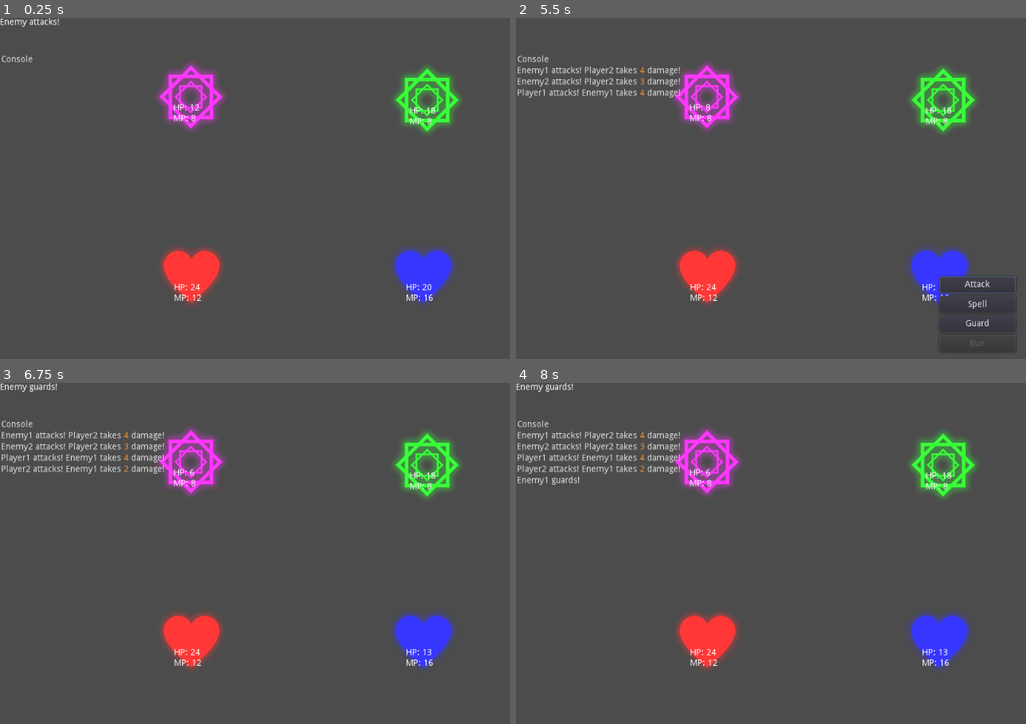
Above: before the commit, frames 1-4 (two rows, left to right).
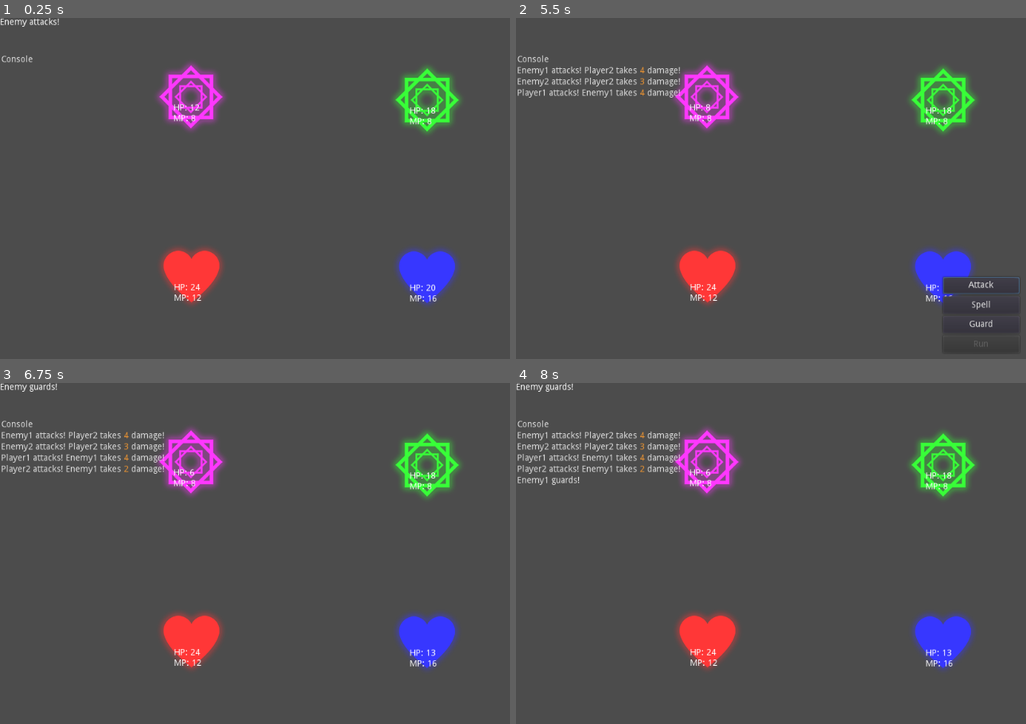
Above: after the commit, the same moments.

Repository: ExPorygon/GensoRune
Game: Godot game, scene res://Game.tscn
The game is run twice, just before and just after one commit, with the same random seed, the same clock (stepped at 60 frames per second) and the same inputs.
Inputs (mouse positions are in pixels of both pictures, inside the frame that each line leads up to):
- Up to frame 1 (0.25 s): no input
- Up to frame 2 (5.5 s): tap Enter (ui_accept) at 0.5, 0.77, 1.52, 2, 5, 5.27 s; move the mouse to (975, 185) at 0.52 s; hold Right (ui_right) 0.53-1.28 s; click (975, 185) at 0.67 s; move the mouse to (704, 222) at 1.27 s; hold Left (ui_left) 1.28-2.03 s; move the mouse to (898, 123) at 2.02 s; hold Right (ui_right) 2.03-2.75 s; click "Spell" at 2.75 s; click "Attack" at 3.5 s; click "Guard" at 4.25 s; move the mouse to (801, 280) at 5.02 s; hold Right (ui_right) from 5.03 s (still down); click (801, 280) at 5.17 s
- Up to frame 3 (6.75 s): tap Enter (ui_accept) at 5.75, 6.02, 6.5 s; move the mouse to (509, 625) at 5.77 s; release Right (ui_right) at 5.78 s; hold Left (ui_left) from 5.78 s (still down); move the mouse to (127, 512) at 6.52 s
- Up to frame 4 (8 s): keep holding Left (ui_left); tap Enter (ui_accept) at 6.77, 7.25 s; move the mouse to (867, 570) at 7.27 s; click (867, 570) at 7.42 s

The runs differ from the first frame. In frame 1, 0.6% of the frame differs, in the area x 76-90%, y 67-84%; in frame 2, 0.9%, in the area x 76-99%, y 67-97%; in frame 3, 0.6%; in frame 4, 0.6%.

Commit message:
Separate players and add separate player spells

Diff:
--- /dev/null
+++ b/Spell.gd
@@ -0,0 +1,4 @@
+extends Node
+class_name Spell
+
+export var spell: Resource
--- a/SpellAction.gd
+++ b/SpellAction.gd
@@ -1,10 +1,13 @@
 extends Node
+
+class_name SpellAction
 
 var spell: SpellData = null
 
 func _ready():
 	name = spell.name
-	icon = spell.icon
+	#icon = spell.icon
 	randomize()
 
 func execute():
+	pass
--- a/TurnQueue.tscn
+++ b/TurnQueue.tscn
@@ -1,14 +1,13 @@
-[gd_scene load_steps=10 format=2]
+[gd_scene load_steps=9 format=2]
 
 [ext_resource path="res://enemy/Enemy1.tscn" type="PackedScene" id=1]
 [ext_resource path="res://player/Player1.tscn" type="PackedScene" id=2]
 [ext_resource path="res://TurnQueue.gd" type="Script" id=3]
 [ext_resource path="res://player/player1_stats.tres" type="Resource" id=4]
-[ext_resource path="res://player/player2_stats.tres" type="Resource" id=5]
 [ext_resource path="res://enemy/enemy1_stats.tres" type="Resource" id=6]
-[ext_resource path="res://player/player_ai.gd" type="Script" id=7]
 [ext_resource path="res://enemy/enemy_ai.gd" type="Script" id=8]
 [ext_resource path="res://enemy/enemy2_stats.tres" type="Resource" id=9]
+[ext_resource path="res://player/Player2.tscn" type="PackedScene" id=10]
 
 [node name="TurnQueue" type="Node2D"]
 script = ExtResource( 3 )
@@ -40,18 +39,11 @@
 [node name="Sprite" parent="Player1" index="0"]
 modulate = Color( 1, 0.219608, 0.219608, 1 )
 
-[node name="AI" parent="Player1" index="1"]
-script = ExtResource( 7 )
-
-[node name="Player2" parent="." groups=["party"] instance=ExtResource( 2 )]
-position = Vector2( 681, 416 )
-stats = ExtResource( 5 )
+[node name="Player2" parent="." groups=["party"] instance=ExtResource( 10 )]
+position = Vector2( 687, 417 )
 
 [node name="Sprite" parent="Player2" index="0"]
 modulate = Color( 0.219608, 0.219608, 1, 1 )
-
-[node name="AI" parent="Player2" index="1"]
-script = ExtResource( 7 )
 
 [editable path="Enemy1"]
 [editable path="Enemy2"]
--- a/player/Player1.tscn
+++ b/player/Player1.tscn
@@ -1,9 +1,19 @@
-[gd_scene load_steps=3 format=2]
+[gd_scene load_steps=6 format=2]
 
 [ext_resource path="res://player/heart.png" type="Texture" id=1]
 [ext_resource path="res://Battler.tscn" type="PackedScene" id=2]
+[ext_resource path="res://Spell.gd" type="Script" id=3]
+[ext_resource path="res://player/spells/FlowerFlare.tres" type="Resource" id=4]
+[ext_resource path="res://player/player_ai.gd" type="Script" id=5]
 
 [node name="Player1" instance=ExtResource( 2 )]
 
 [node name="Sprite" parent="." index="0"]
 texture = ExtResource( 1 )
+
+[node name="AI" parent="." index="1"]
+script = ExtResource( 5 )
+
+[node name="FlowerFlare" type="Node" parent="Spells" index="0"]
+script = ExtResource( 3 )
+spell = ExtResource( 4 )
--- /dev/null
+++ b/player/Player2.tscn
@@ -0,0 +1,21 @@
+[gd_scene load_steps=7 format=2]
+
+[ext_resource path="res://Spell.gd" type="Script" id=1]
+[ext_resource path="res://player/heart.png" type="Texture" id=2]
+[ext_resource path="res://player/spells/BoulderBash.tres" type="Resource" id=3]
+[ext_resource path="res://Battler.tscn" type="PackedScene" id=4]
+[ext_resource path="res://player/player_ai.gd" type="Script" id=5]
+[ext_resource path="res://player/player2_stats.tres" type="Resource" id=6]
+
+[node name="Player2" instance=ExtResource( 4 )]
+stats = ExtResource( 6 )
+
+[node name="Sprite" parent="." index="0"]
+texture = ExtResource( 2 )
+
+[node name="AI" parent="." index="1"]
+script = ExtResource( 5 )
+
+[node name="BoulderBash" type="Node" parent="Spells" index="0"]
+script = ExtResource( 1 )
+spell = ExtResource( 3 )
--- a/player/player_ai.gd
+++ b/player/player_ai.gd
@@ -11,6 +11,10 @@
 	action = yield(menu,"action_selected")
 	return action
 
+func choose_spell(actor : Battler):
+	var spell: SpellAction
+	var menu = BattleMenu.instance()
+
 func choose_target(actor : Battler, action: CombatAction, battlers : Array = []):
 	var arrow = SelectArrow.instance()
 	actor.add_child(arrow)
--- /dev/null
+++ b/player/spells/BoulderBash.tres
@@ -0,0 +1,12 @@
+[gd_resource type="Resource" load_steps=2 format=2]
+
+[ext_resource path="res://SpellData.gd" type="Script" id=1]
+
+[resource]
+script = ExtResource( 1 )
+name = "Boulder Bash"
+base_damage = 8
+mana_cost = 0
+accuracy = 1.0
+target_mode = 0
+group_mode = 0
--- a/project.godot
+++ b/project.godot
@@ -49,6 +49,16 @@
 "language": "GDScript",
 "path": "res://SelectArrow.gd"
 }, {
+"base": "Node",
+"class": "Spell",
+"language": "GDScript",
+"path": "res://Spell.gd"
+}, {
+"base": "Node",
+"class": "SpellAction",
+"language": "GDScript",
+"path": "res://SpellAction.gd"
+}, {
 "base": "Resource",
 "class": "SpellData",
 "language": "GDScript",
@@ -68,6 +78,8 @@
 "Console": "",
 "Entity": "",
 "SelectArrow": "",
+"Spell": "",
+"SpellAction": "",
 "SpellData": "",
 "TurnQueue": ""
 }
